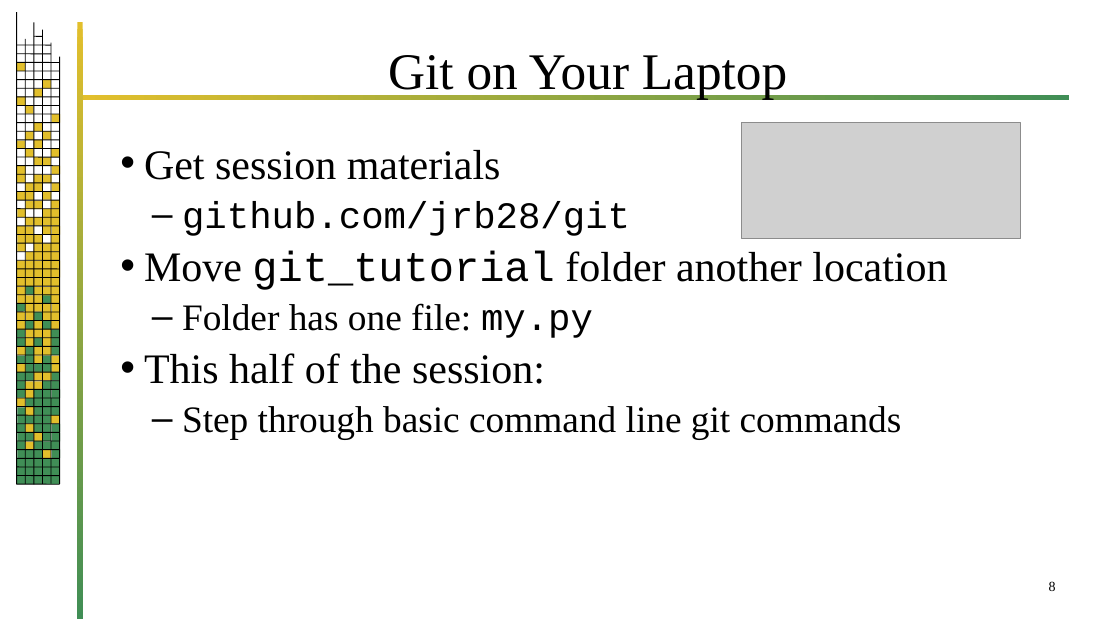
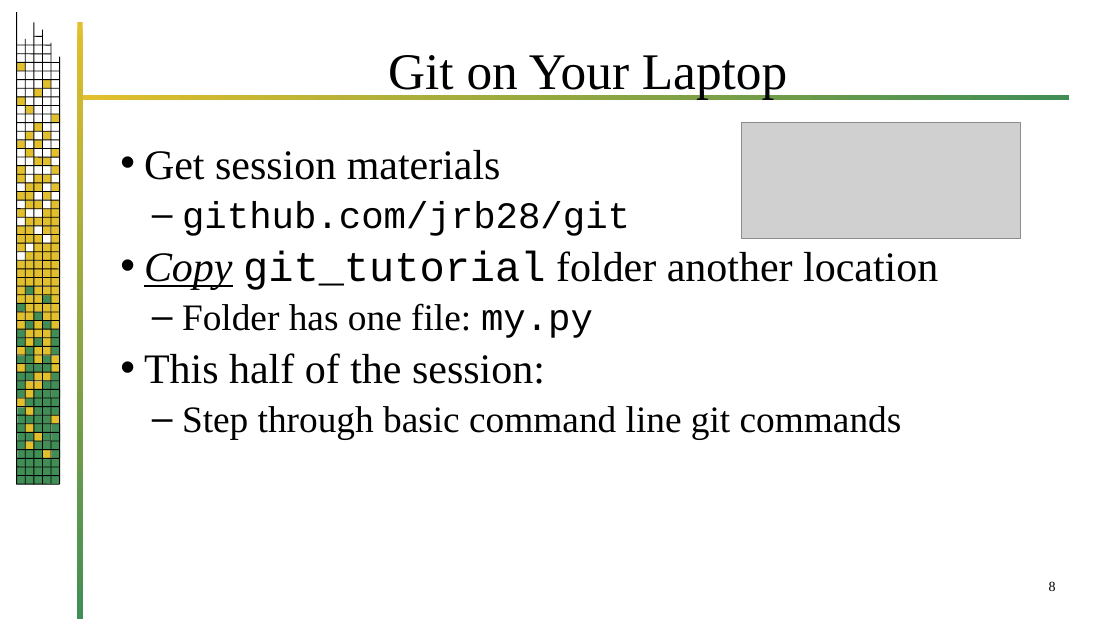
Before and after one commit to jrb28/git, a slide deck: slide 8 of 26bGit.pptx. Drawn at 1120x630 pixels with LibreOffice and Linux fonts; fonts in the diff are those of the drawing; grey boxes stand for pictures; background and template pictures are left out. Boxes give left, top, right and bottom in pixels: in the first picture for what was removed or moved away, otherwise in the second. Text is boxed around its words. In the diff, an @@ line names an element or a change of style, - is before the commit and + after.

```diff
--- a/26bGit.pptx
+++ b/26bGit.pptx
@@ text at [144, 250, 938, 290]: text changed @@
-• Move git_tutorial folder another location
+• Copy git_tutorial folder another location
```
Also in this commit, not shown: 11 other slides changed, 15 slides added.
